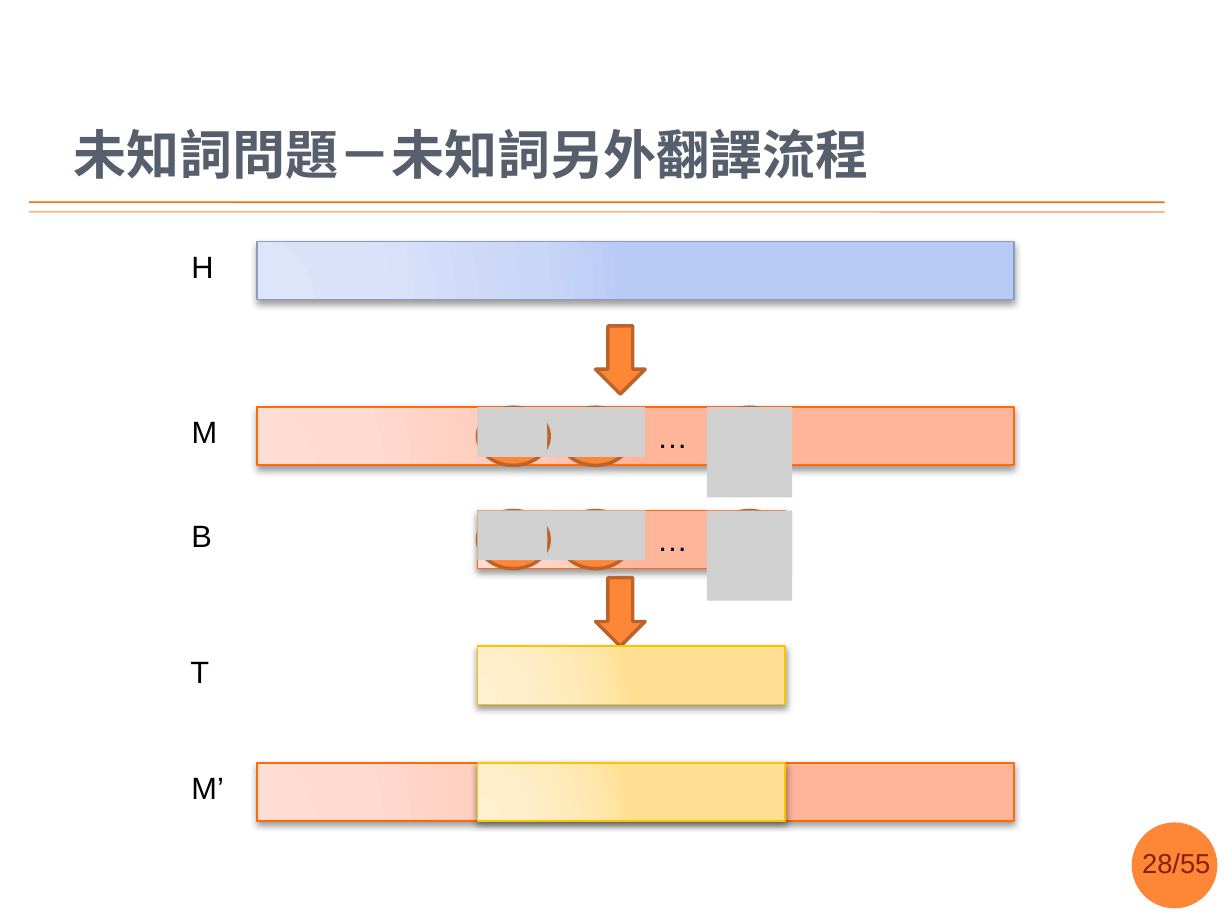
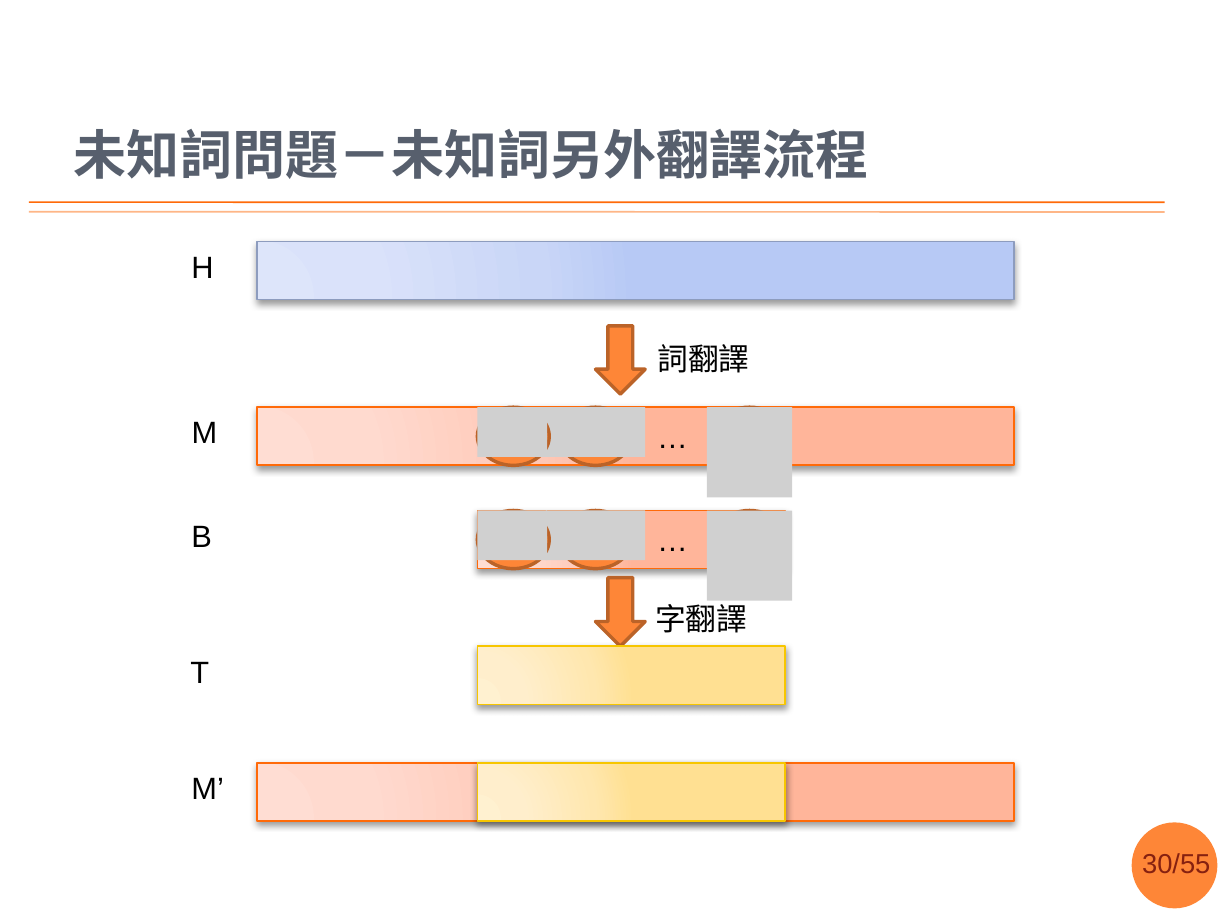
Before and after one commit to sih4sing5hong5/po3-ko3_tau5-iann2-phinn3, a slide deck: slide 30 of 翻譯報告.pptx (slide 28 before the commit). Drawn at 1232x924 pixels with LibreOffice and Linux fonts; fonts in the diff are those of the drawing; grey boxes stand for pictures; background and template pictures are left out. Boxes give left, top, right and bottom in pixels: in the first picture for what was removed or moved away, otherwise in the second. Text is boxed around its words. In the diff, an @@ line names an element or a change of style, - is before the commit and + after.

```diff
--- a/翻譯報告.pptx
+++ b/翻譯報告.pptx
@@ text added at <box>657,344,749,373</box>, 18 pt, text #000000 @@
+詞翻譯
@@ text added at <box>655,599,747,633</box>, 18 pt, text #000000 @@
+字翻譯
@@ page number at <box>1142,853,1210,873</box>: text changed @@
-28/55
+30/55
```
Also in this commit, not shown: 8 other slides changed.
